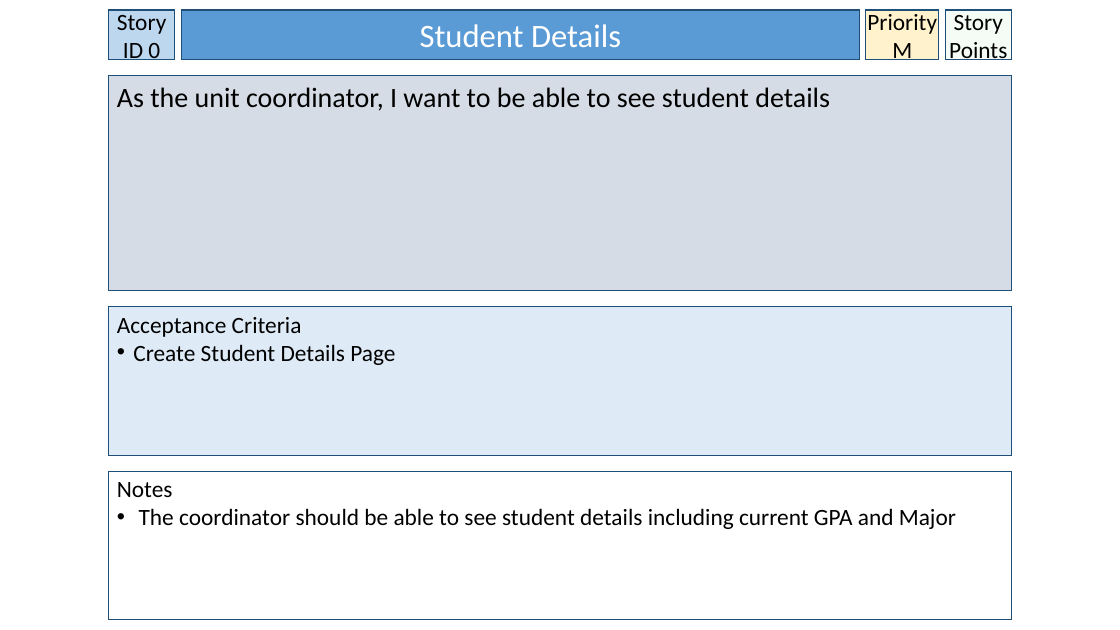
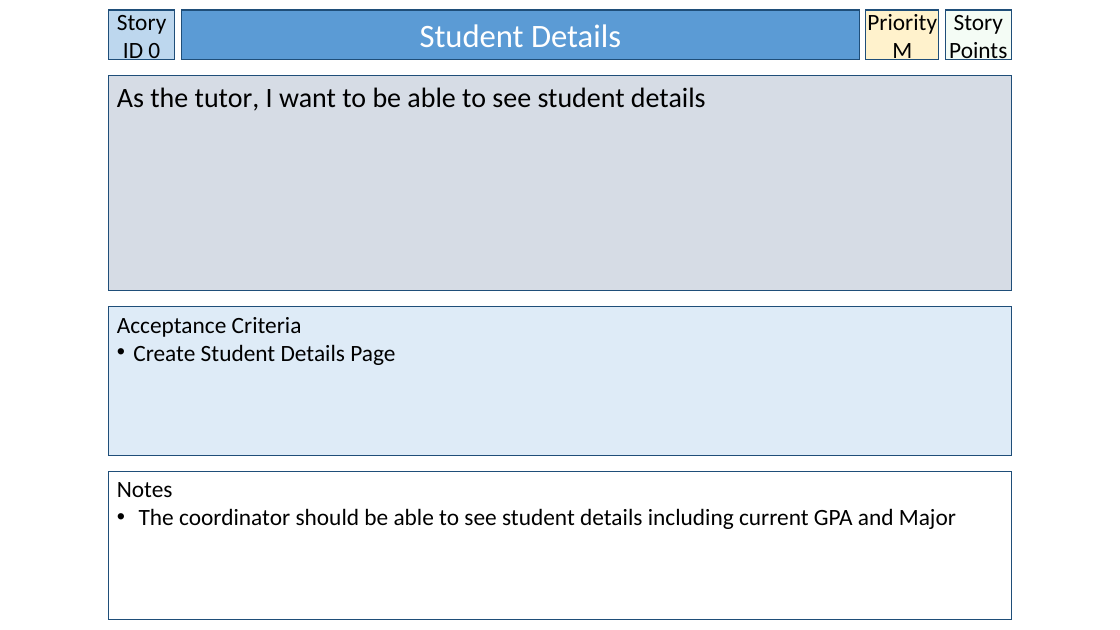
Before and after one commit to BrissyKim/group14, a slide deck: slide 1 of User_story/Yoon User Stories.pptx. Drawn at 1120x630 pixels with LibreOffice and Linux fonts; fonts in the diff are those of the drawing. Boxes give left, top, right and bottom in pixels: in the first picture for what was removed or moved away, otherwise in the second. Text is boxed around its words. In the diff, an @@ line names an element or a change of style, - is before the commit and + after.

```diff
--- a/User_story/Yoon User Stories.pptx
+++ b/User_story/Yoon User Stories.pptx
@@ text in rectangle at <box>117,87,706,111</box>: text changed @@
-As the unit coordinator, I want to be able to see student details
+As the tutor, I want to be able to see student details
```
Also in this commit, not shown: 1 other slide changed, 1 other file.
